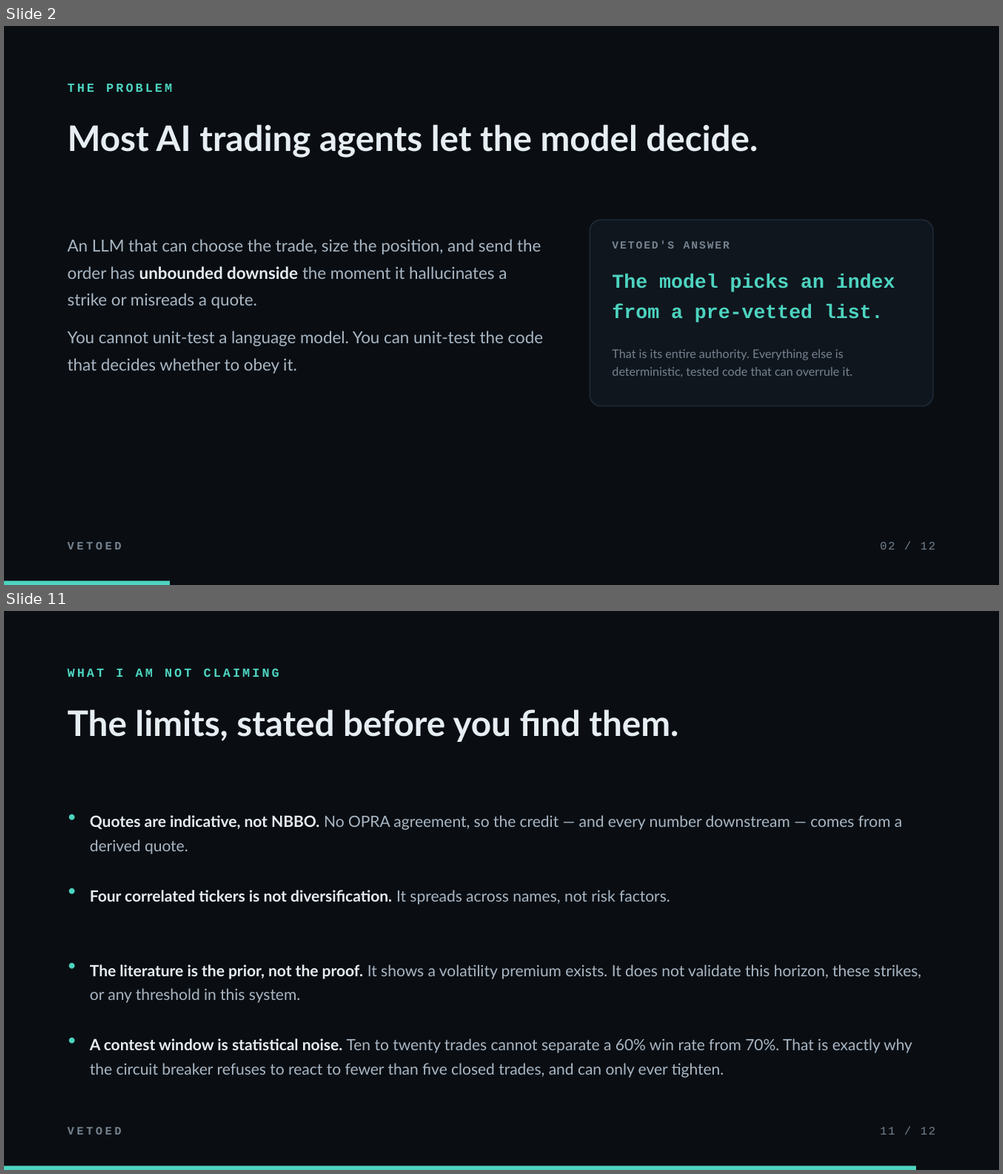
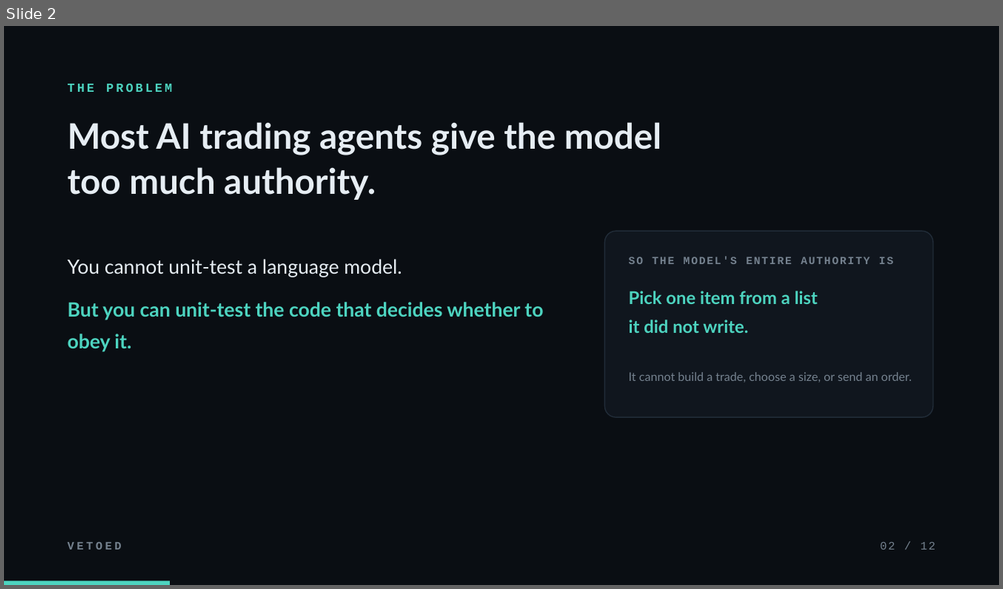
Before and after one commit to Chong1120/Vetoed, a slide deck: Vetoed-deck.pptx. Shown one above the other, each under a label of ours: slides 2 and 11 before the commit, slide 2 after it; the slides between them are not shown. The pictures are 1003x1174 and 1003x589 pixels, drawn with LibreOffice and Linux fonts; fonts in the diff are those of the drawing. Boxes give left, top, right and bottom in pixels: in the first picture for what was removed or moved away, otherwise in the second. Text is boxed around its words. In the diff, an @@ line names an element or a change of style, - is before the commit and + after.

```diff
--- a/Vetoed-deck.pptx
+++ b/Vetoed-deck.pptx
@@ slide 11 removed at <box>4,611,999,1170</box>, background #0A0E13 @@
@@ text removed at <box>68,669,279,677</box> @@
-WHAT I AM NOT CLAIMING
@@ text removed at <box>68,709,678,742</box> @@
-The limits, stated before you find them.
@@ text removed at <box>68,806,86,829</box> @@
-•
@@ text removed at <box>90,815,902,854</box> @@
-Quotes are indicative, not NBBO. No OPRA agreement, so the credit — and every number downstream — comes from a derived quote.
@@ text removed at <box>68,881,86,903</box> @@
-•
@@ text removed at <box>90,890,670,905</box> @@
-Four correlated tickers is not diversification. It spreads across names, not risk factors.
@@ text removed at <box>68,956,86,978</box> @@
-•
@@ text removed at <box>90,965,921,1003</box> @@
-The literature is the prior, not the proof. It shows a volatility premium exists. It does not validate this horizon, these strikes, or any threshold in this system.
@@ text removed at <box>68,1031,86,1053</box> @@
-•
@@ text removed at <box>90,1039,912,1078</box> @@
-A contest window is statistical noise. Ten to twenty trades cannot separate a 60% win rate from 70%. That is exactly why the circuit breaker refuses to react to fewer than five closed trades, and can only ever tighten.
@@ text removed at <box>68,1128,122,1135</box> @@
-VETOED
@@ text removed at <box>879,1128,935,1135</box> @@
-11 / 12
@@ rectangle removed at <box>4,1167,916,1170</box> @@
@@ slide 2 changed as well @@
@@ text at <box>68,122,661,200</box>: text changed @@
-Most AI trading agents let the model decide.
+Most AI trading agents give the model
+too much authority.
@@ rounded rectangle: place and size @@
-rounded rectangle at <box>589,220,933,406</box>
+rounded rectangle at <box>605,231,933,417</box>
@@ text at <box>68,259,543,352</box>: text changed; size 16 to 19 pt; text colour #A9B6C3 to #4DD4C0; bold on @@
-An LLM that can choose the trade, size the position, and send the order has unbounded downside the moment it hallucinates a strike or misreads a quote.
-You cannot unit-test a language model. You can unit-test the code that decides whether to obey it.
+You cannot unit-test a language model.
+But you can unit-test the code that decides whether to obey it.
@@ text at <box>629,256,893,264</box>: text changed @@
-VETOED'S ANSWER
+SO THE MODEL'S ENTIRE AUTHORITY IS
@@ text at <box>629,291,817,333</box>: text changed; size 19 to 17 pt; font Courier New to Lato @@
-The model picks an index
-from a pre-vetted list.
+Pick one item from a list
+it did not write.
@@ text at <box>629,372,911,383</box>: text changed @@
-That is its entire authority. Everything else is deterministic, tested code that can overrule it.
+It cannot build a trade, choose a size, or send an order.
```
Also in this commit, not shown: 4 other slides changed, 7 slides added, 6 other slides removed, 5 other files.
